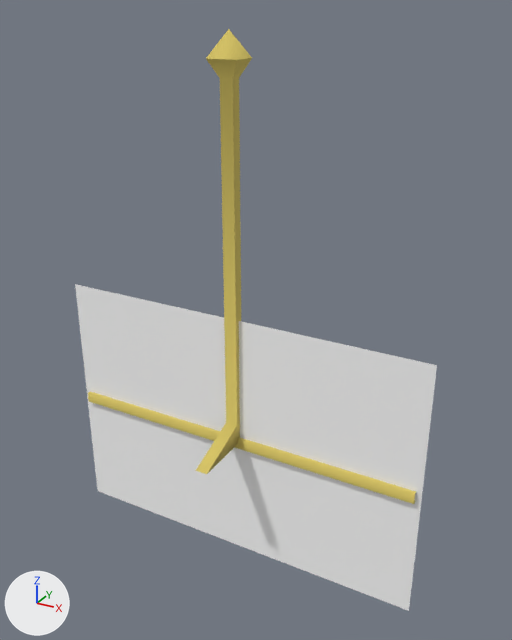
Two versions of the glTF model public/3d/item/model__item__room.ofs_4430_0/4430wall_r.gltf, one commit apart.
Before and after are seen from a camera (50 mm lens) standing at (1.48, -2.48, 1.89) and looking at (0.08, 0.06, 0.62). The lights are fixed; the arrows at lower left show +X, +Y and +Z. The older version comes first.

Before the edit, the objects in view are built like this:
```python
mat_home_01wa = principled_material('home_01wa')
mat_home_01wa.base_color = (1.0, 1.0, 1.0)  # white #ffffff
mat_home_01wa.roughness = 1.0
me_4430wall_r = bpy.data.meshes.new('4430wall_r')
me_4430wall_r.from_pydata(...)  # 29 vertices, 40 faces; spans x -0.92..0.92, y -0.29..0.29, z -0.63..1.82
# faces by material slot: [38, 2]
me_4430wall_r.materials.append(mat_home_02m)  # yellow #d6c363
me_4430wall_r.materials.append(mat_home_01wa)  # white #ffffff
ob_4430wall_r = bpy.data.objects.new('4430wall_r', me_4430wall_r)
ob_4430wall_r.location = (0.0, 0.0, 0.0)
```
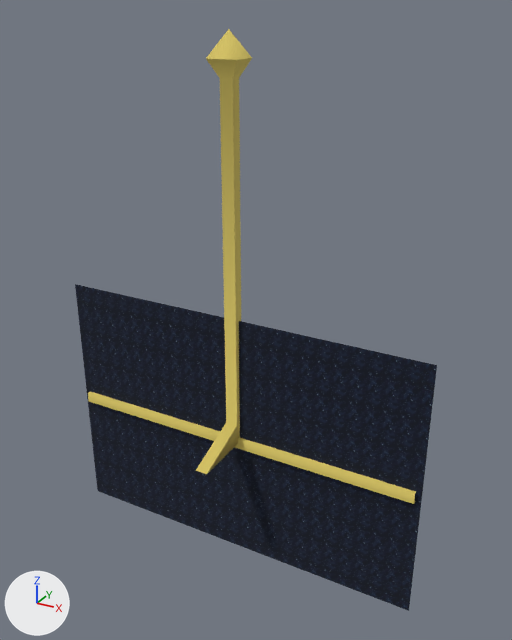
Location of each change, (x1, y1, x2, y2) in pixels of the pictures (512 x 640 px):
```json
{"object": "4430wall_r", "change": "surface changed", "before": [75, 284, 437, 611], "after": [75, 284, 437, 611], "on screen": "white to blue"}
```

Scene script edits in JSON lines:
```json
{"op": "add", "block": "img_r_wall00_c", "code": ["img_r_wall00_c = load_image('r_wall00_c', '_unpacked/r_wall00_c', 64, 64, 'sRGB')"]}
{"op": "remove", "block": "mat_home_01wa", "code": "mat_home_01wa.base_color = (1.0, 1.0, 1.0)  # white #ffffff"}
{"op": "add", "block": "mat_home_01wa", "code": "mat_home_01wa.texture = img_r_wall00_c"}
```
